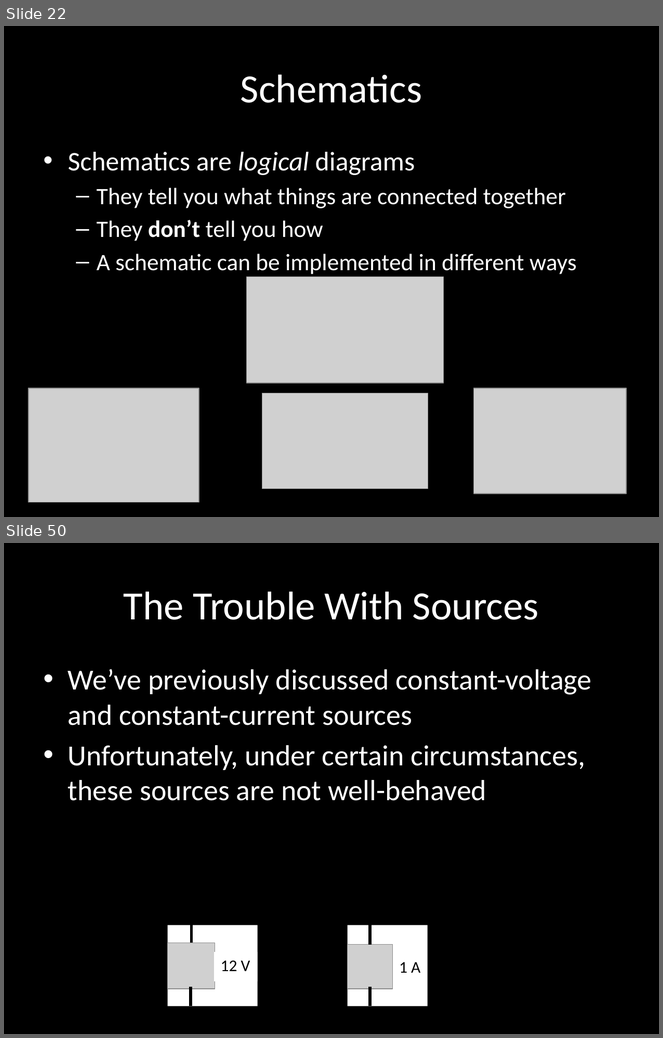
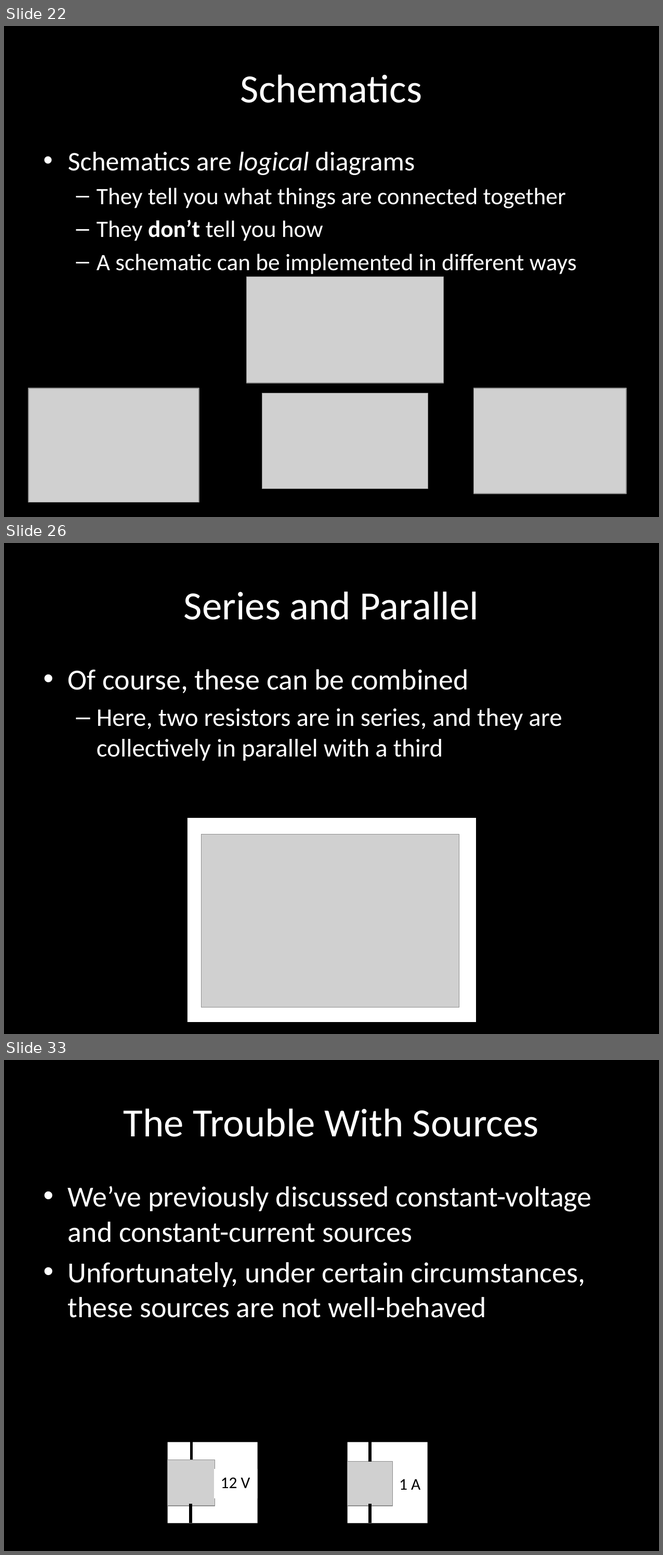
Before and after one commit to carlosgj/FRC-Training, a slide deck: Electronics 101.pptx. Shown one above the other, each under a label of ours: slides 22 and 50 before the commit, slides 22, 26 and 33 after it; the slides between them are not shown. The pictures are 663x1038 and 663x1555 pixels, drawn with LibreOffice and Linux fonts; fonts in the diff are those of the drawing; grey boxes stand for pictures; background and template pictures are left out. Boxes give left, top, right and bottom in pixels: in the first picture for what was removed or moved away, otherwise in the second. Text is boxed around its words. In the diff, an @@ line names an element or a change of style, - is before the commit and + after.

```diff
--- a/Electronics 101.pptx
+++ b/Electronics 101.pptx
@@ slide 26 added at box(4, 543, 659, 1034), background #000000 @@
@@ title added at box(184, 591, 479, 620), 44 pt, text #FFFFFF @@
+Series and Parallel
@@ text added at box(68, 669, 562, 761), 28 pt, text #FFFFFF @@
+• Of course, these can be combined
+  – Here, two resistors are in series, and they are collectively in parallel with a third
@@ rectangle added at box(188, 818, 476, 1022), fill #FFFFFF @@
@@ picture added at box(201, 835, 460, 1007) @@
@@ what was slide 50 is now slide 33 @@
```
Also in this commit, not shown: 2 slides changed, 9 other slides added.
